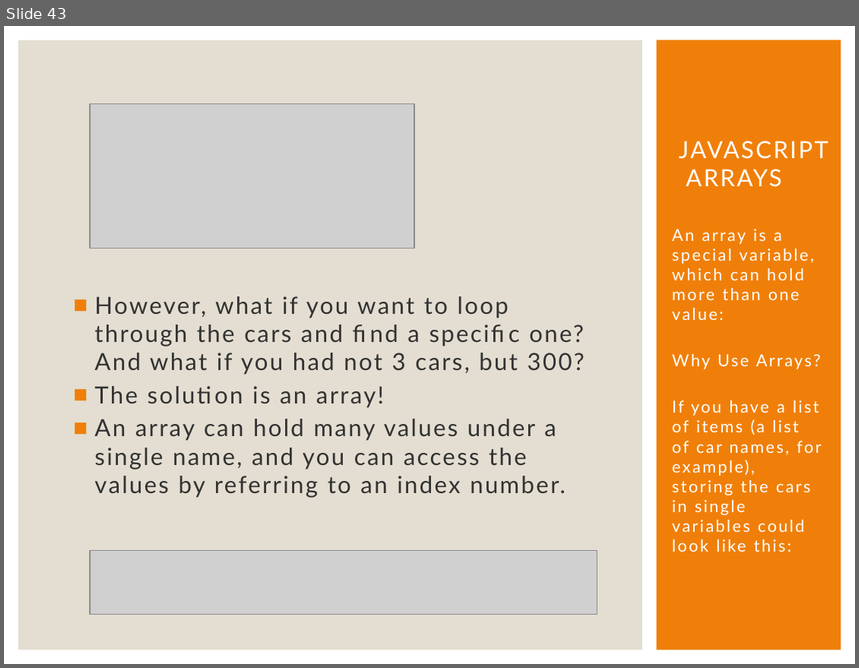
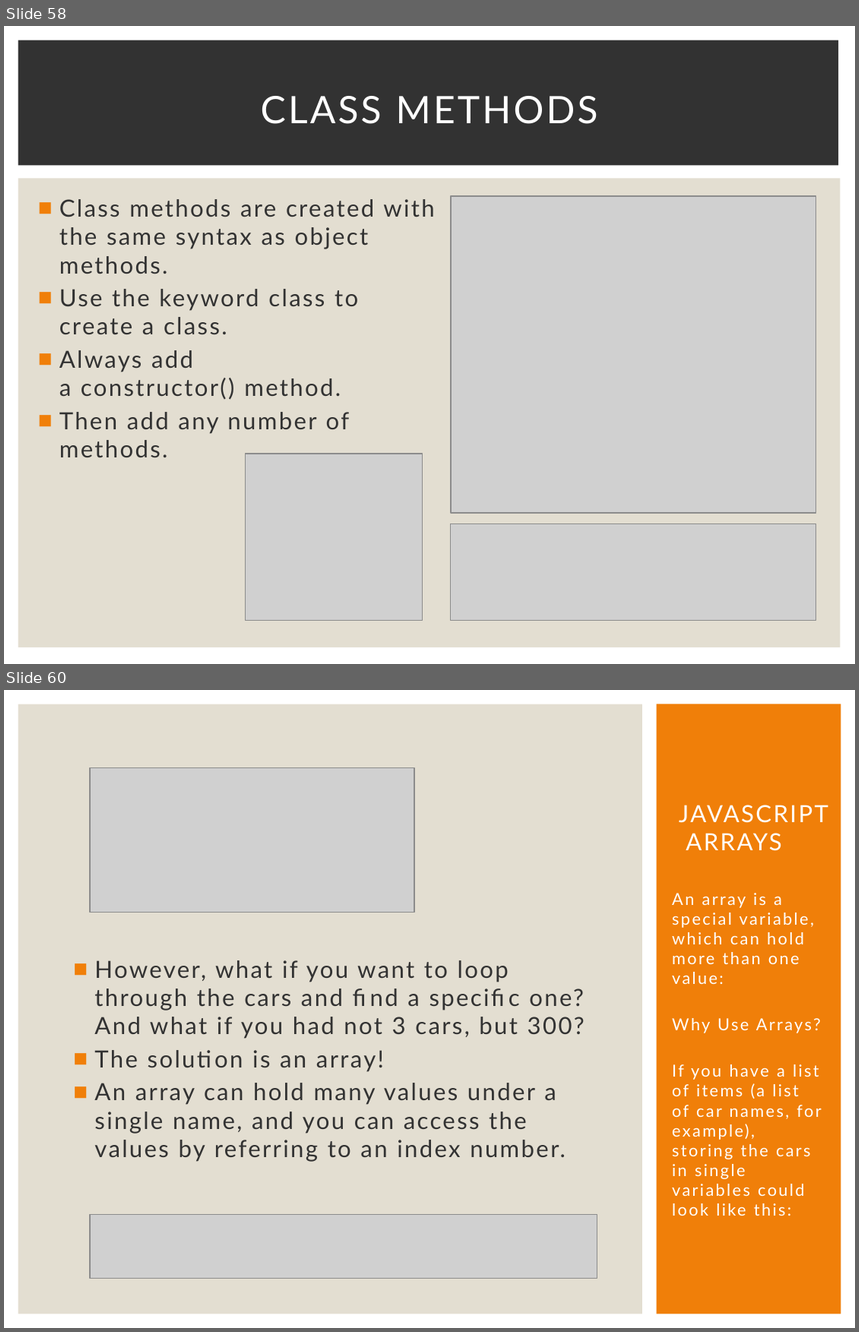
Before and after one commit to Karamihova/Fundamentals-JS, a slide deck: Programming Prep.pptx. Shown one above the other, each under a label of ours: slide 43 before the commit, slides 58 and 60 after it; the slides between them are not shown. The pictures are 859x668 and 859x1332 pixels, drawn with LibreOffice and Linux fonts; fonts in the diff are those of the drawing; grey boxes stand for pictures. Boxes give left, top, right and bottom in pixels: in the first picture for what was removed or moved away, otherwise in the second. Text is boxed around its words. In the diff, an @@ line names an element or a change of style, - is before the commit and + after.

```diff
--- a/Programming Prep.pptx
+++ b/Programming Prep.pptx
@@ slide 58 added at (x1=4, y1=26, x2=855, y2=664), background #FFFFFF @@
@@ rectangle added at (x1=18, y1=40, x2=839, y2=166), fill #323232 @@
@@ title added at (x1=261, y1=96, x2=598, y2=124), 32 pt, text #FFFFFF @@
+CLASS METHODS
@@ rectangle added at (x1=18, y1=178, x2=841, y2=648), fill #E3DED1 @@
@@ text added at (x1=59, y1=199, x2=434, y2=458), 20 pt, text #323232 @@
+■ Class methods are created with the same syntax as object methods.
+■ Use the keyword class to create a class.
+■ Always add a constructor() method.
+■ Then add any number of methods.
@@ picture added at (x1=451, y1=196, x2=816, y2=513) @@
@@ picture added at (x1=245, y1=454, x2=423, y2=621) @@
@@ picture added at (x1=451, y1=524, x2=816, y2=621) @@
@@ what was slide 43 is now slide 60 @@
```
Also in this commit, not shown: 17 other slides added, 1 slide removed.
